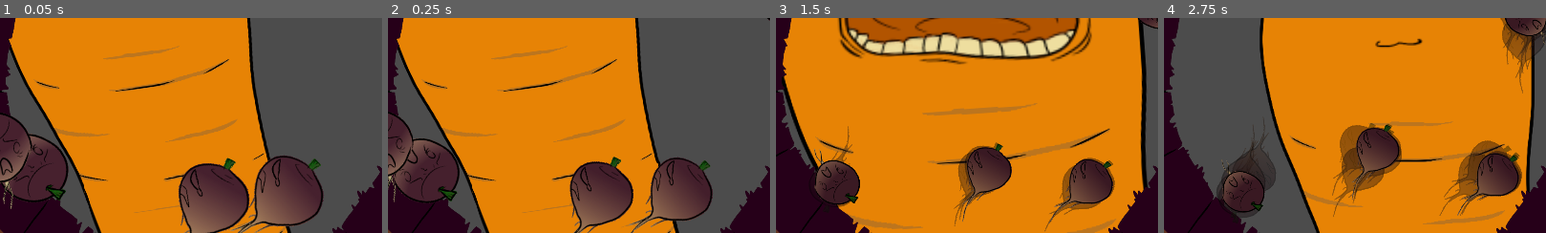
Above: before the commit, frames 1-4 (left to right).
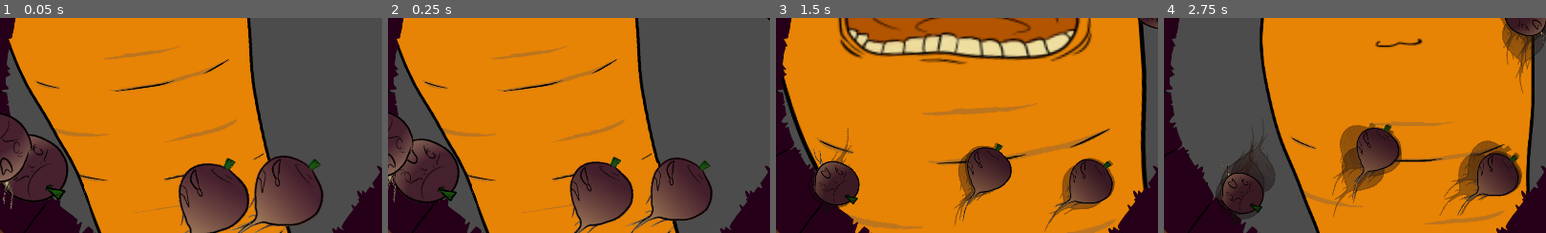
Above: after the commit, the same moments.

Repository: Nopey/carnival
Game: Godot game, scene res://Claw/Game.tscn
Two runs of this game, one before a commit and one after it. Both use one fixed random seed, a clock stepped at 60 frames per second and the inputs below.
Inputs:
- Up to frame 1 (0.05 s): no input
- Up to frame 2 (0.25 s): no input
- Up to frame 3 (1.5 s): tap Enter (ui_accept) at 0.5, 0.77 s; hold Right (ui_right) 0.53-1.28 s; hold Down (ui_down) from 1.28 s (still down)
- Up to frame 4 (2.75 s): tap Enter (ui_accept) at 1.52 s; release Down (ui_down) at 2.03 s; hold Right (ui_right) from 2.03 s (still down)
The pictures show only the part of the screen within x 19-69%, y 36-86%; the shares and areas given below are measured in that part.

The runs differ from the first frame. In frame 2, less than 0.1% of the frame differs, in the area x 2-14%, y 56-85%; in frame 3, 0.6%; in frame 4, 0.6%, in the area x 13-30%, y 47-94%.

Commit message:
Adjust player restriction

Diff:
--- a/Claw/Player.gd
+++ b/Claw/Player.gd
@@ -9,7 +9,7 @@
 var points = 0
 
 export var screen_center: Vector2 = Vector2(1920, 1080) / 2.0
-export var allowed_region: Vector2 = Vector2(1920, 1080) * 0.2
+export var allowed_region: Vector2 = Vector2(300, 200)
 
 signal bitGarbage()
 signal bitTurnip()
--- a/Claw/Turnip.gd
+++ b/Claw/Turnip.gd
@@ -80,8 +80,12 @@
 		self.flee_path = self.flee_path.reflect(tangent)
 	if turnip.flee_path.dot(normal) < 0:
 		turnip.flee_path = turnip.flee_path.reflect(tangent)
+
 	self.flee_path -= normal
 	turnip.flee_path += normal
+
+	self.flee_path += Vector2(randf(), randf()) * 0.2
+
 	self.flee_path = self.flee_path.normalized()
 	turnip.flee_path = turnip.flee_path.normalized()
 	self.flee_rate_rate += 50
